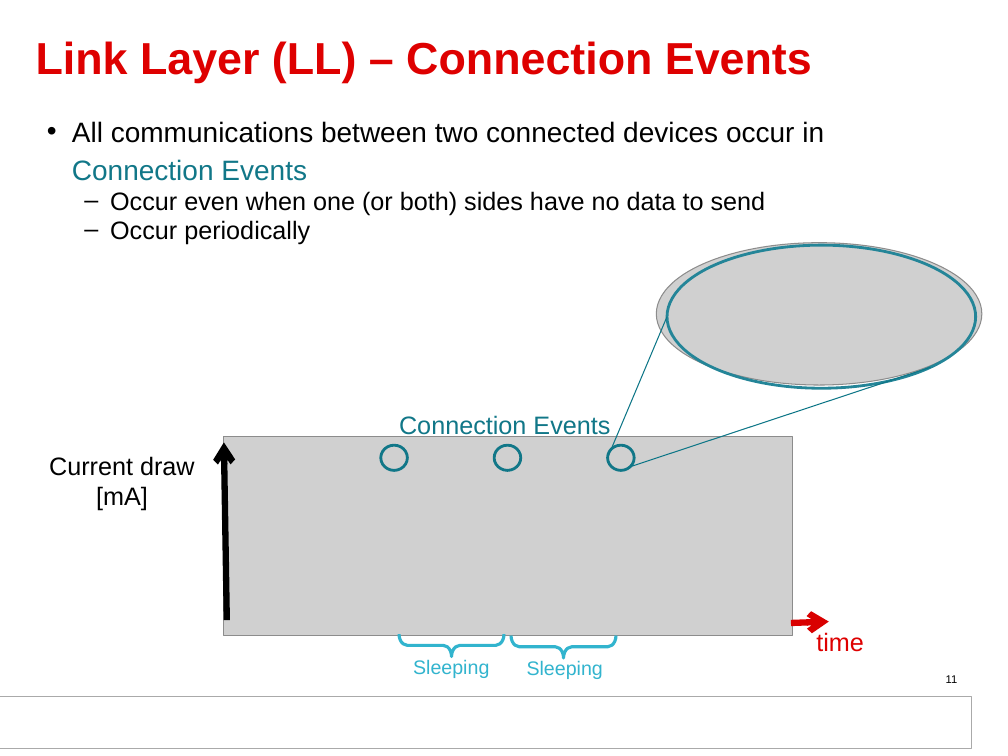
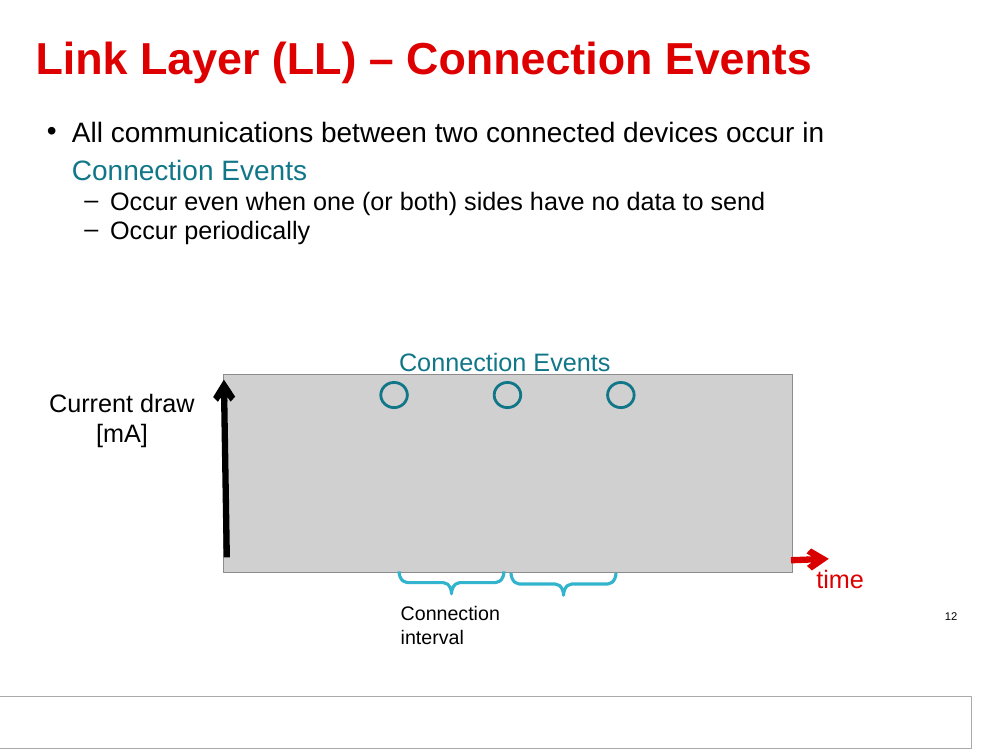
Before and after one commit to victor-zheng/BLE-Hand-Book, a slide deck: slide 12 of 低功耗蓝牙开发权威指南_Modify.pptx (slide 11 before the commit). Drawn at 1008x756 pixels with LibreOffice and Linux fonts; fonts in the diff are those of the drawing; grey boxes stand for pictures; background and template pictures are left out. Boxes give left, top, right and bottom in pixels: in the first picture for what was removed or moved away, otherwise in the second. Text is boxed around its words. In the diff, an @@ line names an element or a change of style, - is before the commit and + after.

```diff
--- a/低功耗蓝牙开发权威指南_Modify.pptx
+++ b/低功耗蓝牙开发权威指南_Modify.pptx
@@ picture removed at (656,243,982,385) @@
@@ ellipse removed at (667,245,976,388) @@
@@ line removed from (608, 458) to (667, 317) @@
@@ line removed from (630, 467) to (930, 367) @@
@@ 3 ellipses, 2 texts, 2 arrows, 1 right brace: place and size @@
-3 ellipses, 2 texts, 2 arrows, 1 right brace at (49,443,864,658)
+3 ellipses, 2 texts, 2 arrows, 1 right brace at (49,380,864,595)
@@ 1 picture, 1 text, 1 right brace: place and size @@
-1 picture, 1 text, 1 right brace at (224,415,792,656)
+1 picture, 1 text, 1 right brace at (224,352,792,594)
@@ text at (401,605,500,645): text changed; text colour #32B4CE to #000000 @@
-Sleeping
+Connection interval
@@ page number at (945,612,957,620): text changed @@
-11
+12
@@ text removed at (527,660,603,679) @@
-Sleeping
```
Also in this commit, not shown: 5 other slides changed, 1 slide added, 3 other files.
